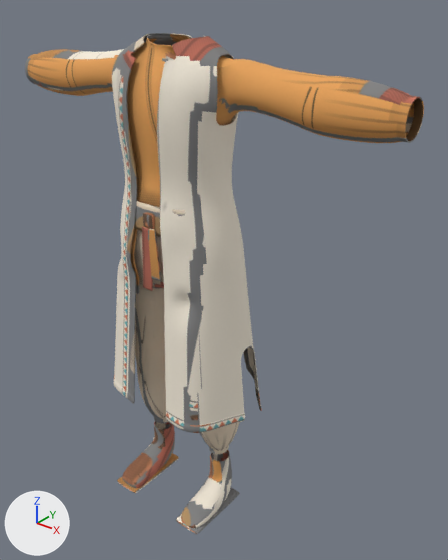
The glTF model data/characters/traveller-v2/outfits/salt-pilgrim/salt-pilgrim.glb as it was, and as the next commit left it.
The view is the same before and after, from a 50 mm camera at (1.163, -1.232, 1.623) aimed at (0.081, 0.121, 0.785). The lights are fixed; the arrows at lower left show +X, +Y and +Z. The older version comes first. Vertices at exactly the same position are counted once.

Objects in the first picture: 'PilgrimTrousers', 'Robe', 'Sandals', 'Sash', 'Tunic'.
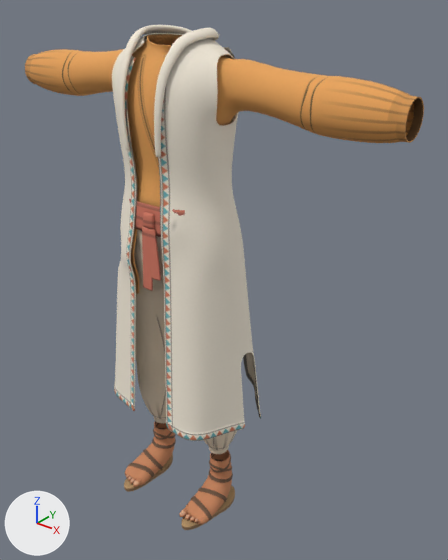
Edits to the bpy script that builds the scene:
```text
Change me_robe:
    used by ob_robe; location = (0.0, 0.0, 0.0)
    remove me_robe.from_pydata(...)  # 9741 vertices, 18944 faces; spans x -0.266..0.271, y -0.152..0.239, z 0.399..1.493
    add me_robe.from_pydata(...)  # 8302 vertices, 16071 faces; spans x -0.266..0.271, y -0.152..0.239, z 0.369..1.493
    me_robe part 1: 1 vertex moved within x 0.171, y -0.131, z 0.402; 4342 vertices removed from x -0.266..0.271, y -0.152..0.239, z 0.399..1.121; 4345 vertices added at x -0.266..0.271, y -0.152..0.239, z 0.369..1.121
    me_robe part 2: 5062 kept faces spanning x -0.197..0.187, y -0.122..0.157, z 0.945..1.493 get new texture (UV) coordinates
    other edits to the shape of me_robe do not show in these pictures
Change me_sandals:
    used by ob_sandals; location = (0.0, 0.0, 0.0)
    remove me_sandals.from_pydata(...)  # 1390 vertices, 2712 faces; spans x -0.192..0.192, y -0.157..0.081, z 0.002..0.178
    add me_sandals.from_pydata(...)  # 1817 vertices, 3566 faces; spans x -0.194..0.193, y -0.129..0.083, z 0.017..0.178
    me_sandals part 3: 115 vertices moved from x -0.184..-0.097, y -0.145..0.063, z 0.002..0.168 to x -0.184..-0.095, y -0.126..0.063, z 0.018..0.168; 327 vertices removed from x -0.192..-0.093, y -0.156..0.081, z 0.006..0.168; 536 vertices added at x -0.194..-0.091, y -0.126..0.083, z 0.017..0.174
    me_sandals part 4: 101 vertices moved from x 0.103..0.182, y -0.155..0.057, z 0.003..0.167 to x 0.103..0.182, y -0.129..0.057, z 0.018..0.167; 333 vertices removed from x 0.093..0.192, y -0.157..0.079, z 0.004..0.168; 551 vertices added at x 0.093..0.193, y -0.128..0.081, z 0.017..0.175
    me_sandals part 5: 744 kept faces spanning x -0.191..0.191, y -0.129..0.079, z 0.018..0.178 get new texture (UV) coordinates
Change me_sash:
    where me_sash.from_pydata(...)  # 1294 vertices, 2576 faces; spans x -0.172..0.172, y -0.12..0.128, z 0.817..1.076
    used by ob_sash; location = (0.0, 0.0, 0.0)
    me_sash part 6: texture (UV) coordinates of 2576 of 2576 faces, centred in x -0.172..0.171, y -0.119..0.127, z 0.817..1.072, changed; they spanned u 0.0..0.97, v 0.02..0.81 and now span u 0.0..0.98, v 0.0..0.94
Change me_tunic:
    where me_tunic.from_pydata(...)  # 9903 vertices, 19450 faces; spans x -0.651..0.651, y -0.121..0.147, z 0.778..1.491
    used by ob_tunic; location = (0.0, 0.0, 0.0)
    me_tunic part 7: 520 of 9903 vertices moved; they spanned x -0.651..-0.617, y 0.002..0.099, z 1.304..1.408 and now span x -0.651..-0.617, y 0.002..0.099, z 1.304..1.408; mean shift (0.0, 0.0, 0.0); largest move (-0.619, 0.028, 1.402) -> (-0.62, 0.06, 1.407)
    me_tunic part 8: 11590 kept faces spanning x -0.651..0.651, y -0.121..0.147, z 0.778..1.491 get new texture (UV) coordinates
Add me_soles:
    me_soles.from_pydata(...)  # 564 vertices, 1080 faces; spans x -0.196..0.196, y -0.161..0.081, z 0.0..0.04
    me_soles.materials.append(mat_outfit_salt_pilgrim)  # picture img_salt_pilgrim_atlas
Add me_hood:
    me_hood.from_pydata(...)  # 1655 vertices, 3216 faces; spans x -0.141..0.14, y -0.125..0.185, z 1.119..1.513
    me_hood.materials.append(mat_outfit_salt_pilgrim)  # picture img_salt_pilgrim_atlas
Add ob_soles:
    ob_soles = bpy.data.objects.new('Soles', me_soles)
    ob_soles.location = (0.0, 0.0, 0.0)
Add ob_hood:
    ob_hood = bpy.data.objects.new('Hood', me_hood)
    ob_hood.location = (0.0, 0.0, 0.0)
```

Boxes [x1, y1, x2, y2] around the edits, measured in the pictures (448 x 560 px; the box of a moved part takes in the faces that stretch with it):
'Robe', reshaped
    before: [112, 33, 262, 433]
    after: [112, 33, 261, 441]
'Sandals', reshaped (12% narrower, 9% shorter)
    before: [117, 421, 240, 534]
    after: [125, 421, 233, 524]
'Hood', added
    after: [119, 25, 235, 158]
'Soles', added
    after: [124, 453, 235, 530]
part 1 of me_robe, moved or reshaped
    before: [114, 185, 262, 433]
    after: [114, 185, 261, 441]
part 2 of me_robe, surface changed
    both: [112, 33, 233, 258]
part 3 of me_sandals, moved or reshaped
    before: [117, 422, 179, 493]
    after: [125, 422, 176, 485]
part 4 of me_sandals, moved or reshaped
    before: [176, 451, 240, 534]
    after: [185, 450, 233, 524]
part 5 of me_sandals, surface changed
    both: [128, 421, 231, 524]
part 6 of me_sash, surface changed
    both: [129, 199, 185, 291]
part 7 of me_tunic, moved or reshaped
    both: [25, 54, 36, 84]
part 8 of me_tunic, surface changed
    both: [25, 34, 423, 294]
